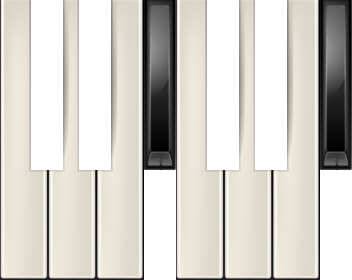
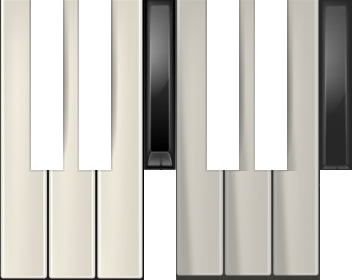
Layer changes from the first 352px x 280px image to the second:
renamed "Layer 4" to "Layer 4 copy", painted on it over box(319, 0, 352, 186)
added layer "Layer 5 copy 2" (darken, 30%) in group "down-keys" over box(272, 0, 301, 280)
painted on "Layer 3" (1st of 2, in "down-keys") over box(272, 242, 320, 279)
added layer "Layer 5 copy" (darken, 30%) in group "down-keys" over box(224, 0, 253, 280)
painted on "Layer 2" (1st of 2, in "down-keys") over box(224, 243, 272, 279)
added layer "Layer 5" (darken, 30%) in group "down-keys" over box(176, 0, 198, 280)
painted on "Layer 1" (1st of 2, in "down-keys") over box(176, 243, 224, 279)
